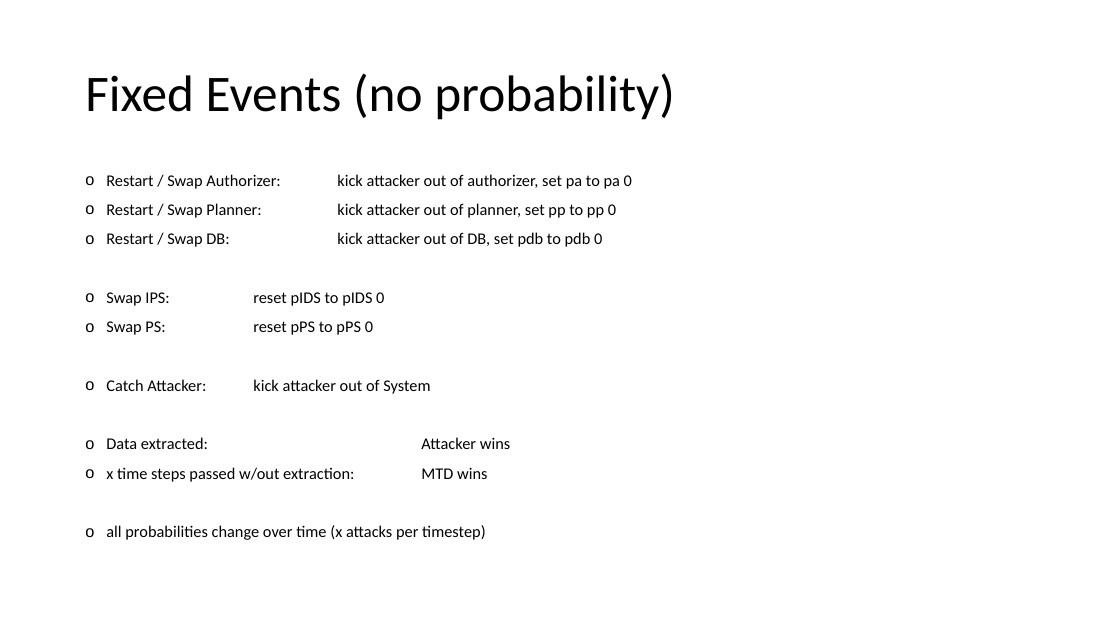
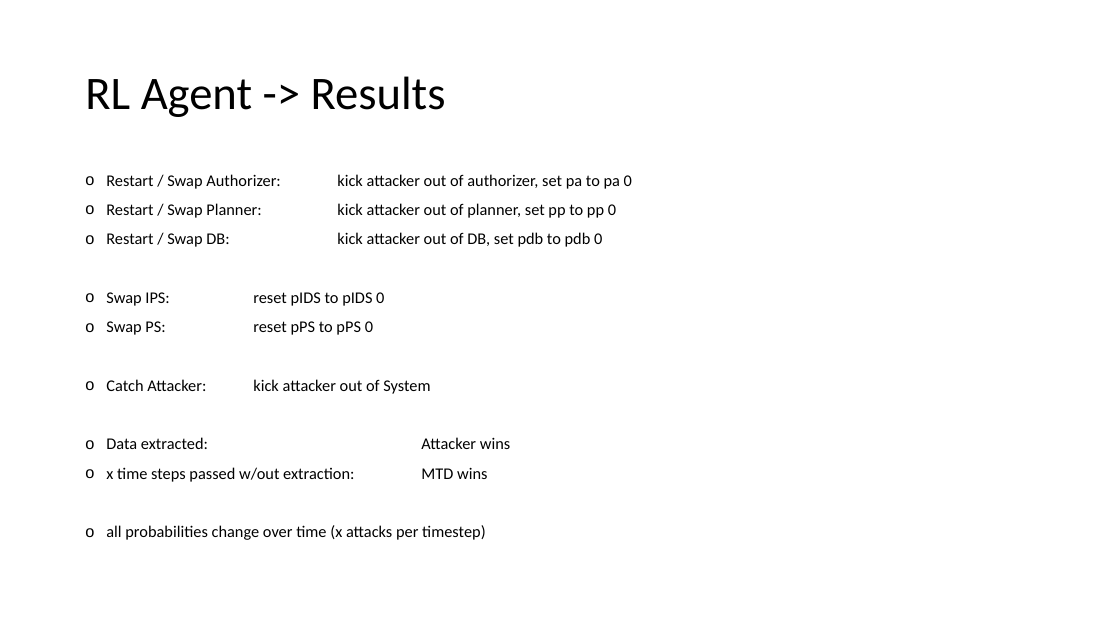
Before and after one commit to cailllev/PA, a slide deck: slide 7 of Model.pptx. Drawn at 1120x630 pixels with LibreOffice and Linux fonts; fonts in the diff are those of the drawing. Boxes give left, top, right and bottom in pixels: in the first picture for what was removed or moved away, otherwise in the second. Text is boxed around its words. In the diff, an @@ line names an element or a change of style, - is before the commit and + after.

Commit message:
update powerpoint

```diff
--- a/Model.pptx
+++ b/Model.pptx
@@ title at box(85, 76, 446, 117): text changed; size 44 to 40 pt @@
-Fixed Events (no probability)
+RL Agent -> Results
```
Also in this commit, not shown: 5 other slides changed, 1 slide added, 2 slides removed.
